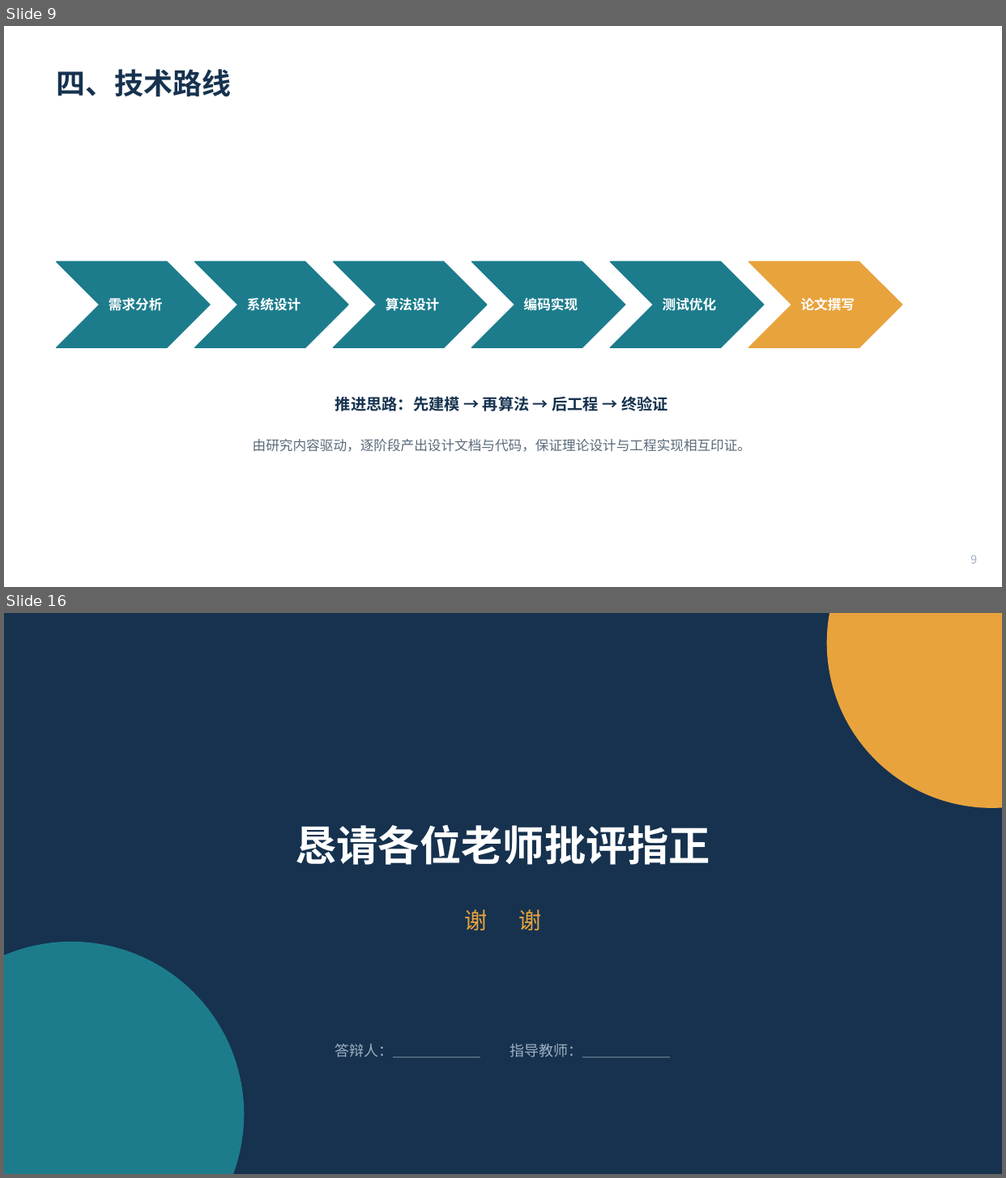
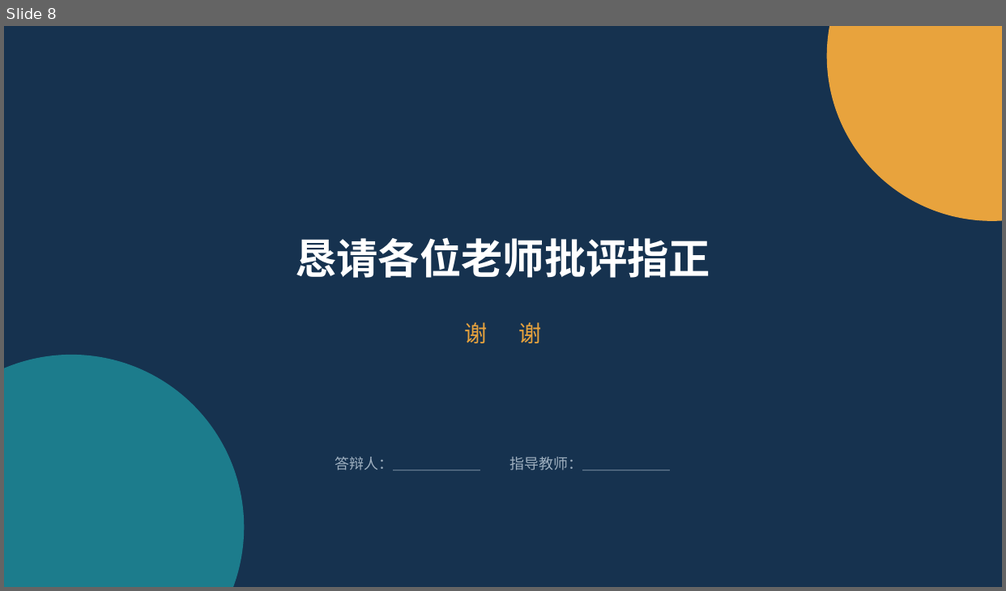
Before and after one commit to esneighbour9/Intelligent-Test-Paper-Generation-and-Analysis, a slide deck: docs/08-答辩/开题答辩.pptx. Shown one above the other, each under a label of ours: slides 9 and 16 before the commit, slide 8 after it; the slides between them are not shown. The pictures are 1006x1178 and 1006x591 pixels, drawn with LibreOffice and Linux fonts; fonts in the diff are those of the drawing. Boxes give left, top, right and bottom in pixels: in the first picture for what was removed or moved away, otherwise in the second. Text is boxed around its words. In the diff, an @@ line names an element or a change of style, - is before the commit and + after.

Commit message:
docs(答辩): 开题答辩 PPT 与讲稿改为学校要求的 5 板块、约 4 分钟
- 内容重构为：研究背景 / 研究意义 / 拟解决的关键问题 / 采用的技术方法 / 预期效果
- 陈述时长压缩至约 4 分 15 秒（要求 3—5 分钟）
- PPT 由 16 页精简为 8 页

```diff
--- a/docs/08-答辩/开题答辩.pptx
+++ b/docs/08-答辩/开题答辩.pptx
@@ slide 9 removed at bbox=[4, 26, 1002, 587], background #FFFFFF @@
@@ text removed at bbox=[57, 69, 231, 97] @@
-四、技术路线
@@ chevron removed at bbox=[57, 262, 210, 348] @@
@@ chevron removed at bbox=[195, 262, 348, 348] @@
@@ chevron removed at bbox=[334, 262, 487, 348] @@
@@ chevron removed at bbox=[472, 262, 625, 348] @@
@@ chevron removed at bbox=[611, 262, 764, 348] @@
@@ chevron removed at bbox=[749, 262, 902, 348] @@
@@ text removed at bbox=[108, 297, 163, 311] @@
-需求分析
@@ text removed at bbox=[247, 298, 301, 311] @@
-系统设计
@@ text removed at bbox=[386, 297, 440, 311] @@
-算法设计
@@ text removed at bbox=[524, 298, 578, 311] @@
-编码实现
@@ text removed at bbox=[663, 298, 717, 311] @@
-测试优化
@@ text removed at bbox=[801, 298, 855, 311] @@
-论文撰写
@@ text removed at bbox=[335, 396, 668, 412] @@
-推进思路：先建模 → 再算法 → 后工程 → 终验证
@@ text removed at bbox=[253, 439, 751, 452] @@
-由研究内容驱动，逐阶段产出设计文档与代码，保证理论设计与工程实现相互印证。
@@ text removed at bbox=[970, 555, 977, 564] @@
-9
@@ what was slide 16 is now slide 8 @@
```
Also in this commit, not shown: 5 slides changed, 1 slide added, 8 other slides removed, 1 other file.
